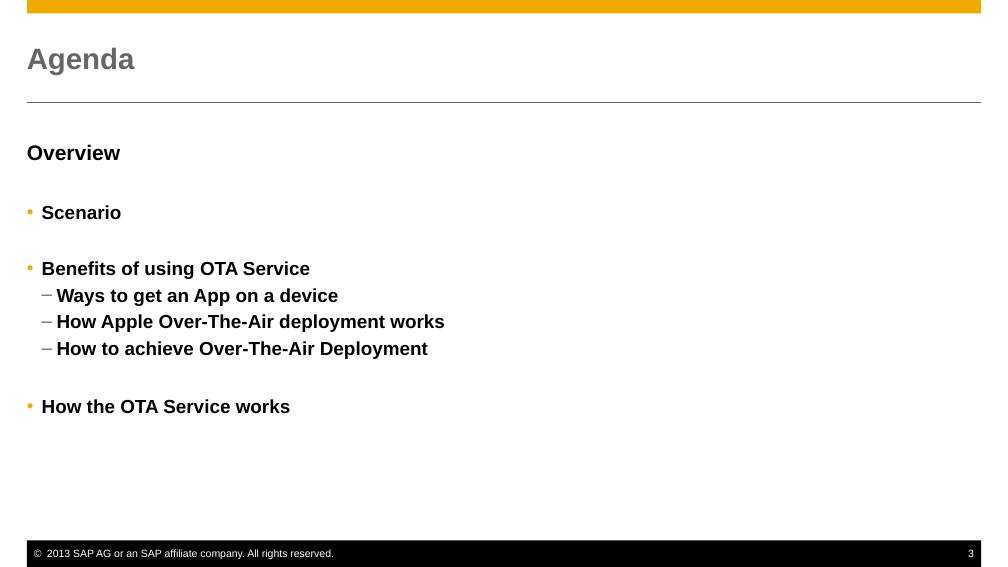
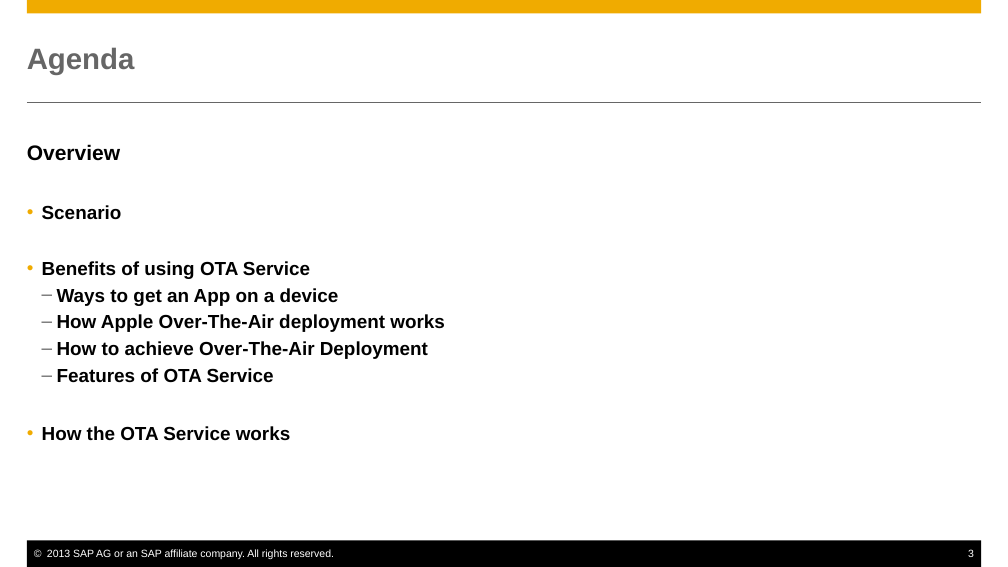
Before and after one commit to sap-production/OTAService, a slide deck: slide 3 of docs/OTAService.pptx. Drawn at 1008x567 pixels with LibreOffice and Linux fonts; fonts in the diff are those of the drawing. Boxes give left, top, right and bottom in pixels: in the first picture for what was removed or moved away, otherwise in the second. Text is boxed around its words. In the diff, an @@ line names an element or a change of style, - is before the commit and + after.

```diff
--- a/docs/OTAService.pptx
+++ b/docs/OTAService.pptx
@@ text at [57, 368, 274, 383]: paragraph added @@
+    – Features of OTA Service
```
Also in this commit, not shown: 10 other slides changed.
